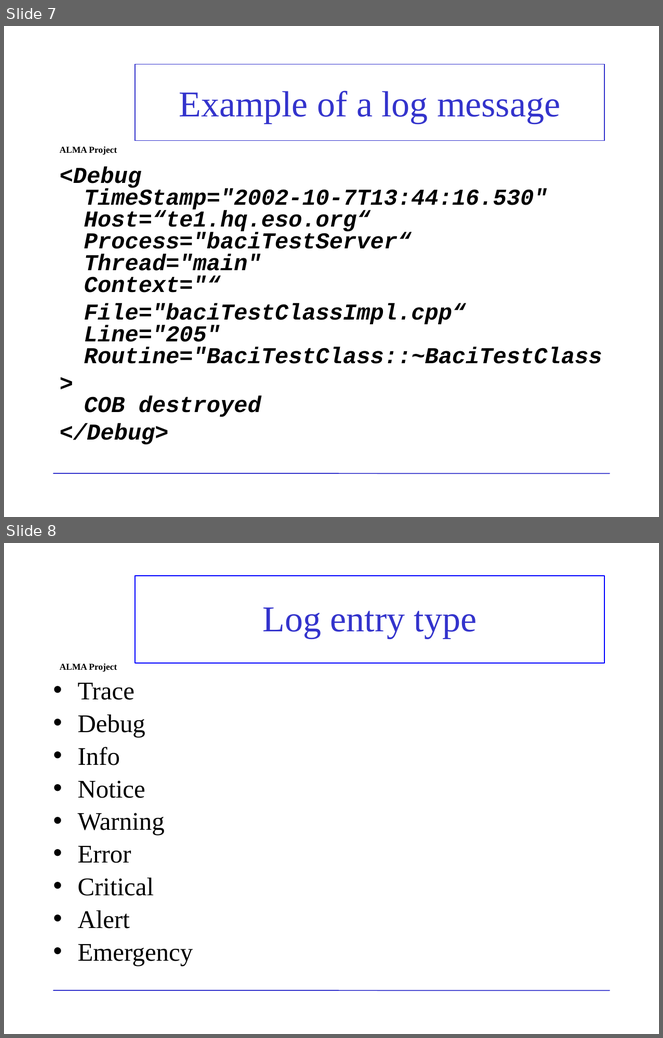
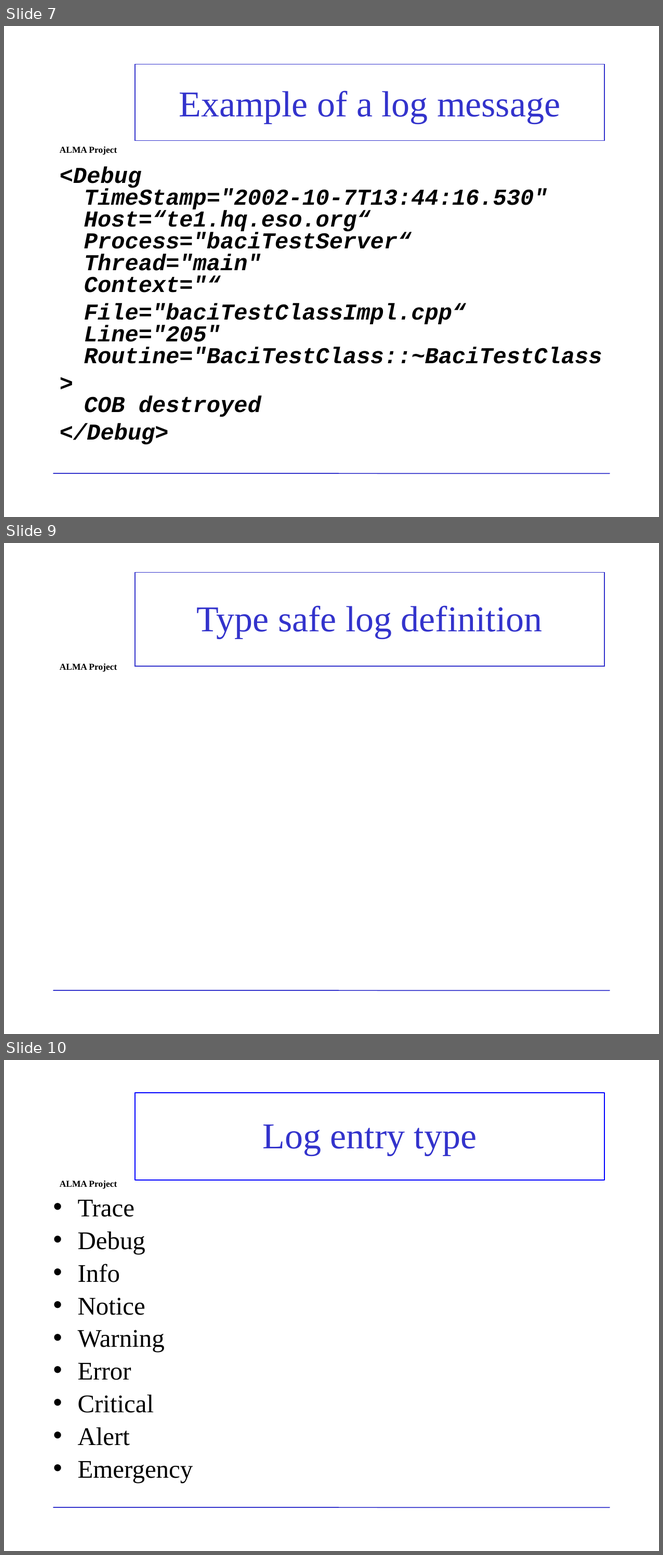
Before and after one commit to ACS-Community/ACS, a slide deck: Documents/ACS-Course/ACSCourse-ACSLoggingSystem.ppt. Shown one above the other, each under a label of ours: slides 7 and 8 before the commit, slides 7, 9 and 10 after it; the slides between them are not shown. The pictures are 663x1038 and 663x1555 pixels, drawn with LibreOffice and Linux fonts; fonts in the diff are those of the drawing; background and template pictures are left out. Boxes give left, top, right and bottom in pixels: in the first picture for what was removed or moved away, otherwise in the second. Text is boxed around its words. In the diff, an @@ line names an element or a change of style, - is before the commit and + after.

```diff
--- a/Documents/ACS-Course/ACSCourse-ACSLoggingSystem.ppt
+++ b/Documents/ACS-Course/ACSCourse-ACSLoggingSystem.ppt
@@ slide 9 added at [4, 543, 659, 1034], background picture (left out); not listed: 2 template elements that a slide beside it also shows @@
@@ title added at [135, 573, 604, 666], outline #3333CC 0.99 pt, 40 pt, text #3333CC @@
+Type safe log definition
@@ what was slide 8 is now slide 10 @@
```
Also in this commit, not shown: 1 slide changed, 1 other slide added.
